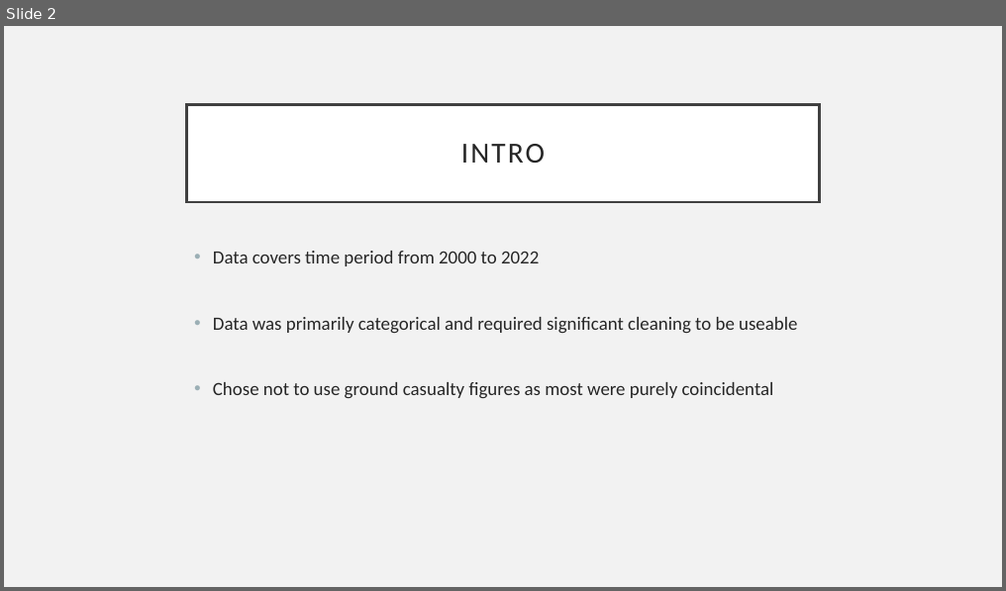
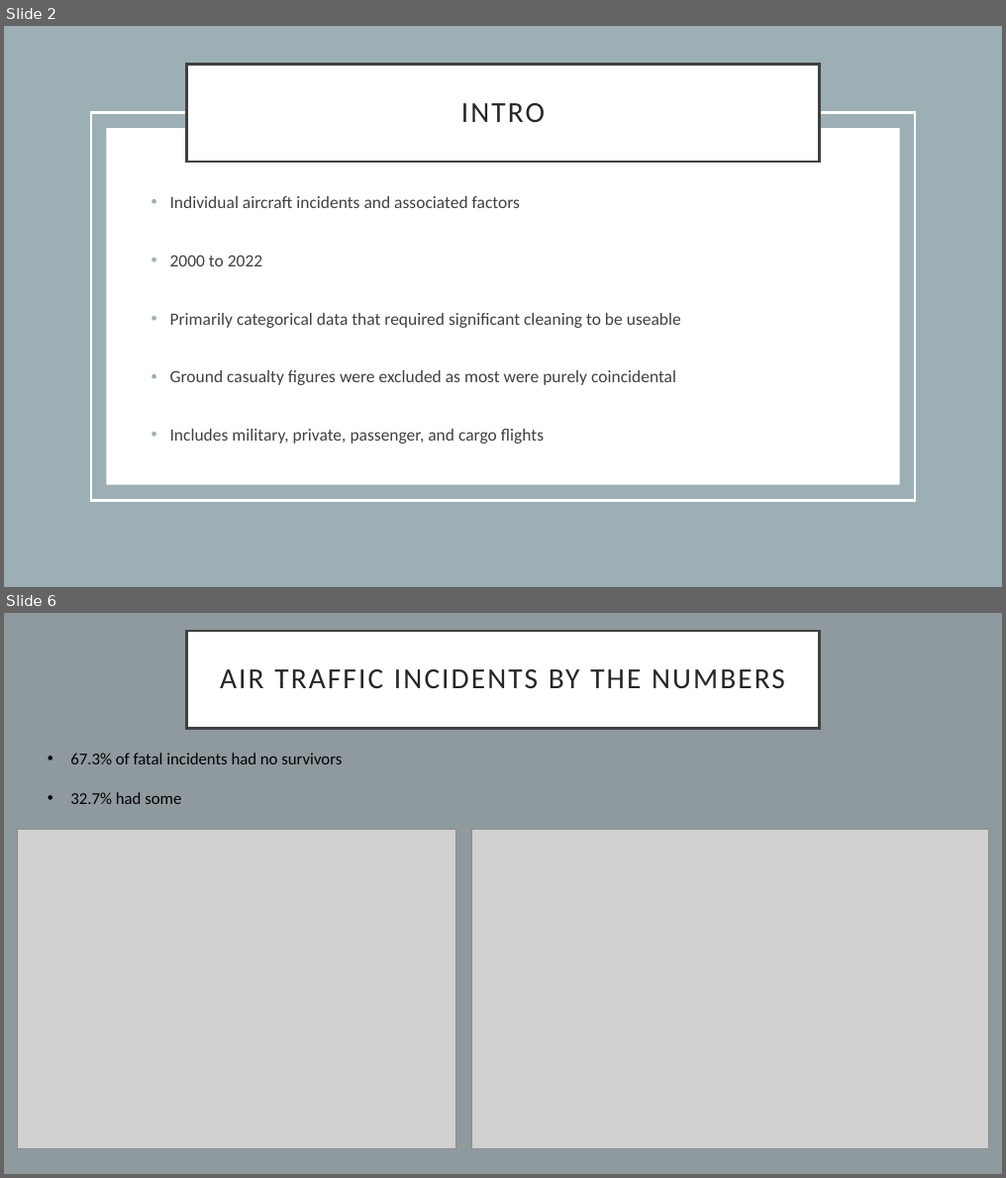
Before and after one commit to b-macd/Air_Travel_Safety_Analysis, a slide deck: Presentation/Presentation1.pptx. Shown one above the other, each under a label of ours: slide 2 before the commit, slides 2 and 6 after it; the slides between them are not shown. The pictures are 1006x591 and 1006x1178 pixels, drawn with LibreOffice and Linux fonts; fonts in the diff are those of the drawing; grey boxes stand for pictures. Boxes give left, top, right and bottom in pixels: in the first picture for what was removed or moved away, otherwise in the second. Text is boxed around its words. In the diff, an @@ line names an element or a change of style, - is before the commit and + after.

```diff
--- a/Presentation/Presentation1.pptx
+++ b/Presentation/Presentation1.pptx
@@ slide 6 added at [4, 613, 1002, 1174], background #8E9A9E @@
@@ title added at [187, 631, 819, 728], fill #FFFFFF, outline #404040 2.5 pt, 28 pt, text #262626 @@
+AIR TRAFFIC INCIDENTS BY THE NUMBERS
@@ text added at [70, 753, 342, 804], 16 pt, text #000000 @@
+• 67.3% of fatal incidents had no survivors
+• 32.7% had some
@@ picture added at [18, 830, 456, 1149] @@
@@ picture added at [472, 830, 989, 1149] @@
@@ slide 2 changed as well @@
@@ background #F2F2F2 to #FFFFFF @@
@@ rectangle added at [4, 26, 1002, 587], fill #9BAFB5 @@
@@ title "INTRO": place and size @@
-title "INTRO" at [187, 104, 819, 202]
+title "INTRO" at [187, 65, 819, 162]
@@ rectangle added at [91, 113, 915, 500], outline #FFFFFF 2.5 pt @@
@@ rectangle added at [107, 128, 900, 485], fill #FFFFFF @@
@@ text at [170, 196, 681, 444]: text changed; size 18 to 16.6 pt; text colour #262626 to #404040 @@
-• Data covers time period from 2000 to 2022
-• Data was primarily categorical and required significant cleaning to be useable
-• Chose not to use ground casualty figures as most were purely coincidental
+• Individual aircraft incidents and associated factors
+• 2000 to 2022
+• Primarily categorical data that required significant cleaning to be useable
+• Ground casualty figures were excluded as most were purely coincidental
+• Includes military, private, passenger, and cargo flights
```
Also in this commit, not shown: 2 other slides changed, 10 other slides added, 4 slides removed, 13 other files.
